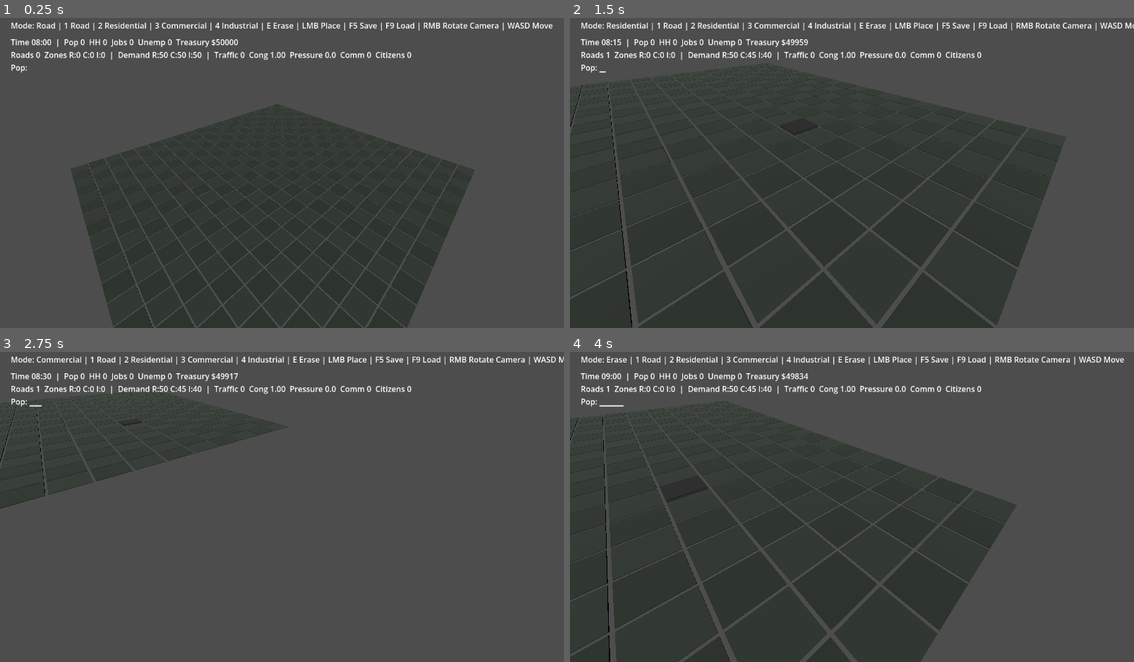
Above: before the commit, frames 1-4 (two rows, left to right).
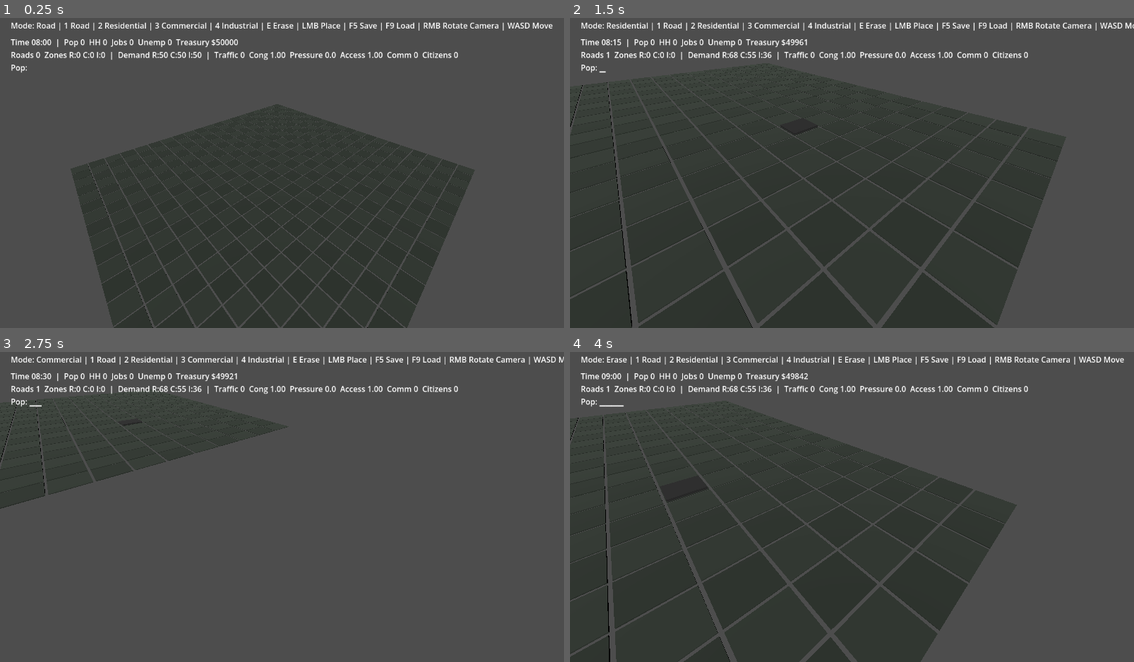
Above: after the commit, the same moments.

Repository: Jose04BN/CitySimGodot
Game: Godot game, scene res://scenes/Main.tscn
The game is run twice, just before and just after one commit, with the same random seed, the same clock (stepped at 60 frames per second) and the same inputs.
Inputs (mouse positions are in pixels of both pictures, inside the frame that each line leads up to):
- Up to frame 1 (0.25 s): no input
- Up to frame 2 (1.5 s): tap Enter at 0.5 s; move the mouse to (976, 154) at 0.52 s; hold D 0.53-1.28 s; tap 1 at 0.6 s; click (976, 154) at 0.67 s; move the mouse to (739, 185) at 1.27 s; hold S from 1.28 s (still down); tap 2 at 1.35 s
- Up to frame 3 (2.75 s): move the mouse to (338, 432) at 2.02 s; release S at 2.03 s; hold D from 2.03 s (still down); tap 3 at 2.1 s
- Up to frame 4 (4 s): move the mouse to (823, 565) at 2.77 s; release D at 2.78 s; hold W 2.78-3.53 s; tap 4 at 2.85 s; click (823, 565) at 2.92 s; move the mouse to (1021, 550) at 3.52 s; hold A from 3.53 s (still down); tap E at 3.6 s

The runs differ from the first frame. In frame 1, 0.2% of the frame differs, in the area x 60-82%, y 10-13%; in frame 2, 0.3%; in frame 3, 0.3%; in frame 4, 0.3%, in the area x 28-82%, y 6-13%.

Commit message:
Fold commuter access into city growth

Diff:
--- a/scripts/CitySimulation.gd
+++ b/scripts/CitySimulation.gd
@@ -37,6 +37,7 @@
 var _congestion_factor: float = 1.0
 var _commuters: int = 0
 var _traffic_pressure: float = 0.0
+var _commute_access_score: float = 0.5
 var _citizen_spawn_accum: float = 0.0
 var _citizen_scene: Script = preload("res://scripts/Citizen.gd")
 
@@ -84,7 +85,9 @@
 	var ind_jobs: int = ind_zones * 14
 	var jobs_capacity: int = com_jobs + ind_jobs
 
-	var desired_population: int = mini(res_capacity, int(float(jobs_capacity) * 1.15))
+	var commute_bonus: float = 1.0 + _commute_access_score * 0.18
+
+	var desired_population: int = mini(res_capacity, int(float(jobs_capacity) * 1.15 * commute_bonus))
 	if desired_population > _population:
 		var growth: int = maxi(1, int(ceil(float(desired_population - _population) * 0.08)))
 		_population += growth
@@ -99,12 +102,13 @@
 	service_cost += float(_vehicle_count) * 0.25
 	service_cost += _traffic_pressure * 10.0
 	tax_income += float(_commuters) * 0.2
+	tax_income += _commute_access_score * 2.0
 	tax_income -= _traffic_pressure * 4.0
 	_treasury += tax_income - service_cost
 
-	_r_demand = clampf(50.0 + float(jobs_capacity - _population) * 0.25 - float(res_zones) * 0.4 - _traffic_pressure * 0.9, 0.0, 100.0)
-	_c_demand = clampf(45.0 + float(_population - com_jobs) * 0.30 + float(roads) * 0.08 - _traffic_pressure * 0.7, 0.0, 100.0)
-	_i_demand = clampf(40.0 + float(_population - ind_jobs) * 0.22 + float(roads) * 0.06 - float(_vehicle_count) * 0.5 - _traffic_pressure * 1.0, 0.0, 100.0)
+	_r_demand = clampf(50.0 + float(jobs_capacity - _population) * 0.25 - float(res_zones) * 0.4 - _traffic_pressure * 0.9 + _commute_access_score * 18.0, 0.0, 100.0)
+	_c_demand = clampf(45.0 + float(_population - com_jobs) * 0.30 + float(roads) * 0.08 - _traffic_pressure * 0.7 + _commute_access_score * 10.0, 0.0, 100.0)
+	_i_demand = clampf(40.0 + float(_population - ind_jobs) * 0.22 + float(roads) * 0.06 - float(_vehicle_count) * 0.5 - _traffic_pressure * 1.0 - _commute_access_score * 4.0, 0.0, 100.0)
 
 	_sim_hours += 0.25
 	if _sim_hours >= 24.0:
@@ -173,11 +177,11 @@
 		var demand: float = 50.0
 		match ztype:
 			BuildMode.RESIDENTIAL:
-				demand = _r_demand - _traffic_pressure * 0.5
+				demand = _r_demand - _traffic_pressure * 0.5 + _commute_access_score * 12.0
 			BuildMode.COMMERCIAL:
-				demand = _c_demand - _traffic_pressure * 0.35
+				demand = _c_demand - _traffic_pressure * 0.35 + _commute_access_score * 6.0
 			BuildMode.INDUSTRIAL:
-				demand = _i_demand - _traffic_pressure * 0.8
+				demand = _i_demand - _traffic_pressure * 0.8 - (1.0 - _commute_access_score) * 8.0
 
 		# Upgrade if demand strong and connected
 		if demand >= 70.0 and connected and level < 3 and _congestion_factor >= 0.55:
@@ -207,7 +211,7 @@
 	var unemployment: int = maxi(_population - employed, 0)
 	var households: int = int(round(float(_population) / 2.6))
 
-	_stats_label.text = "Time %02d:%02d  |  Pop %d  HH %d  Jobs %d  Unemp %d  Treasury $%d\nRoads %d  Zones R:%d C:%d I:%d  |  Demand R:%d C:%d I:%d  |  Traffic %d  Cong %.2f  Pressure %.1f  Comm %d  Citizens %d" % [
+	_stats_label.text = "Time %02d:%02d  |  Pop %d  HH %d  Jobs %d  Unemp %d  Treasury $%d\nRoads %d  Zones R:%d C:%d I:%d  |  Demand R:%d C:%d I:%d  |  Traffic %d  Cong %.2f  Pressure %.1f  Access %.2f  Comm %d  Citizens %d" % [
 		int(floor(_sim_hours)),
 		int(round((_sim_hours - floor(_sim_hours)) * 60.0)) % 60,
 		_population,
@@ -225,6 +229,7 @@
 		_vehicle_count,
 		_congestion_factor,
 		_traffic_pressure,
+		_commute_access_score,
 		_commuters,
 		_citizens_parent.get_child_count() if _citizens_parent != null else 0
 	]
@@ -278,4 +283,5 @@
 	_vehicle_count = vehicle_count
 	_congestion_factor = clampf(congestion_factor, 0.35, 1.0)
 	_traffic_pressure = float(_vehicle_count) * (1.0 - _congestion_factor) * 1.5
+	_commute_access_score = clampf(1.0 - (_traffic_pressure / 24.0), 0.0, 1.0)
 	_commuters = int(round(float(_population) * (1.0 - _congestion_factor) * 0.55))
